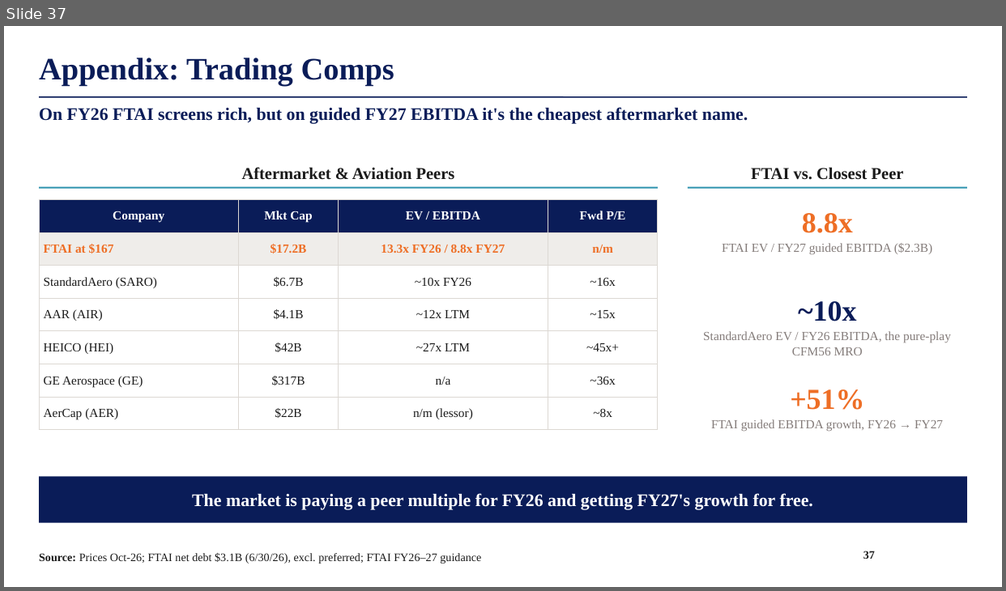
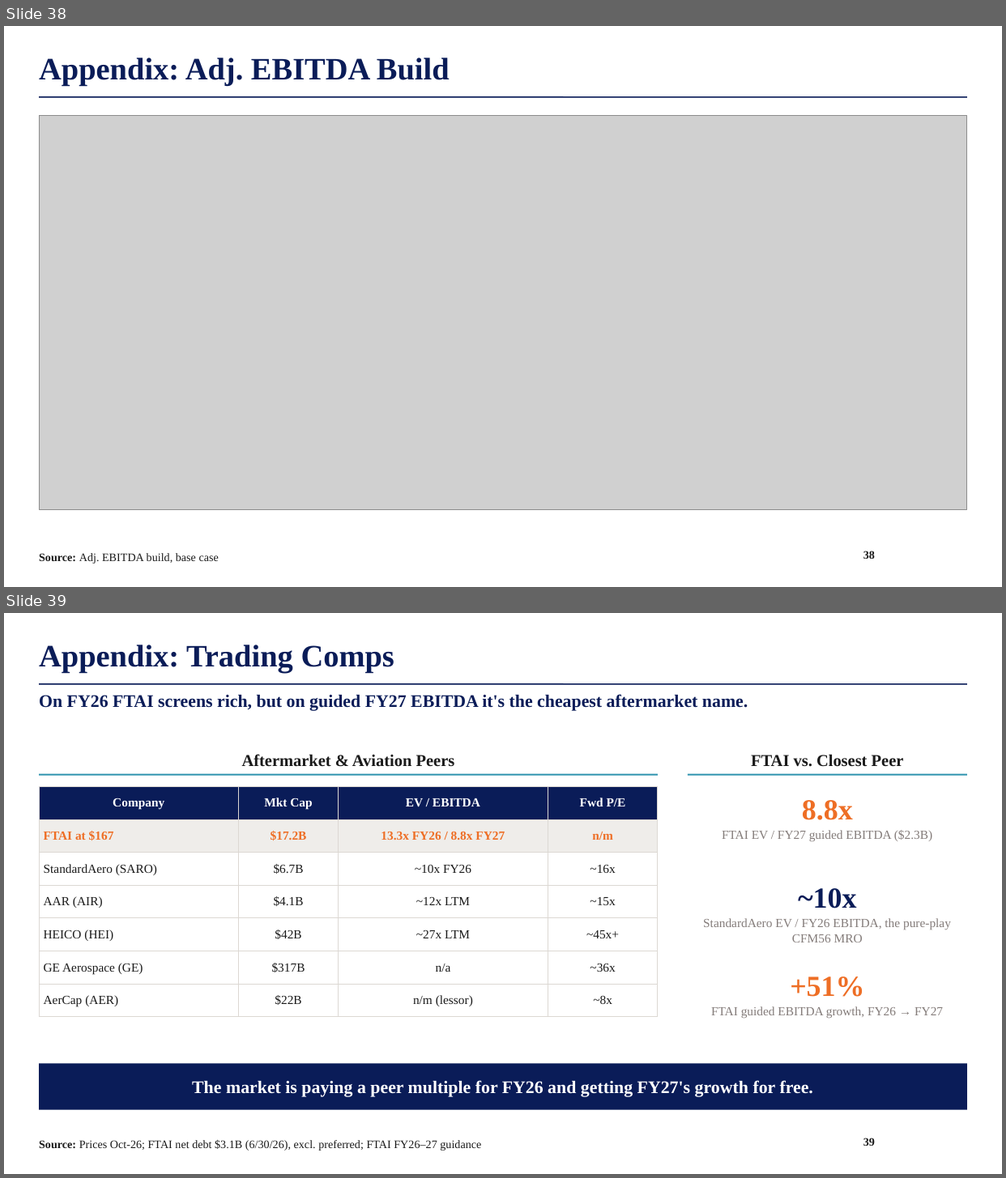
Before and after one commit to maxlsmls-dot/SPOT, a slide deck: deck/FTAI_Long_Pitch.pptx. Shown one above the other, each under a label of ours: slide 37 before the commit, slides 38 and 39 after it. The pictures are 1006x591 and 1006x1178 pixels, drawn with LibreOffice and Linux fonts; fonts in the diff are those of the drawing; grey boxes stand for pictures; background and template pictures are left out. Boxes give left, top, right and bottom in pixels: in the first picture for what was removed or moved away, otherwise in the second. Text is boxed around its words. In the diff, an @@ line names an element or a change of style, - is before the commit and + after.

```diff
--- a/deck/FTAI_Long_Pitch.pptx
+++ b/deck/FTAI_Long_Pitch.pptx
@@ slide 38 added at bbox=[4, 26, 1002, 587], background #FFFFFF; not listed: 1 template element that a slide beside it also shows @@
@@ title added at bbox=[39, 58, 450, 86], 30 pt, text #0A1C58, bold @@
+Appendix: Adj. EBITDA Build
@@ picture added at bbox=[39, 116, 967, 510] @@
@@ text added at bbox=[39, 553, 219, 564], 11 pt, text #1A1A1A @@
+Source: Adj. EBITDA build, base case
@@ page number added at bbox=[863, 551, 875, 559], 11 pt, text #1A1A1A, bold @@
+38
@@ what was slide 37 is now slide 39 @@
@@ page number at bbox=[863, 1138, 875, 1146]: text changed @@
-37
+39
```
Also in this commit, not shown: 1 slide changed, 1 other slide added, 4 other files.
